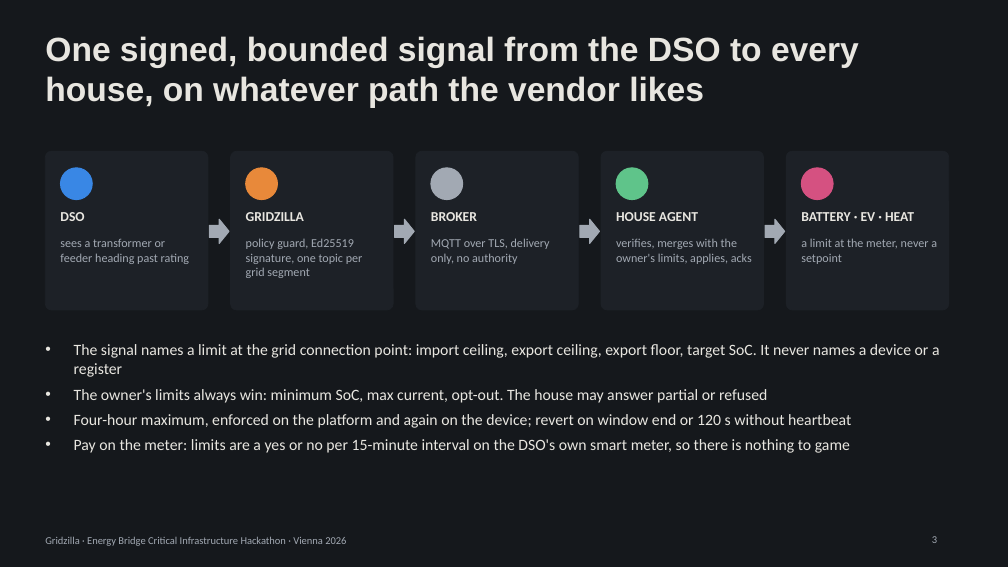
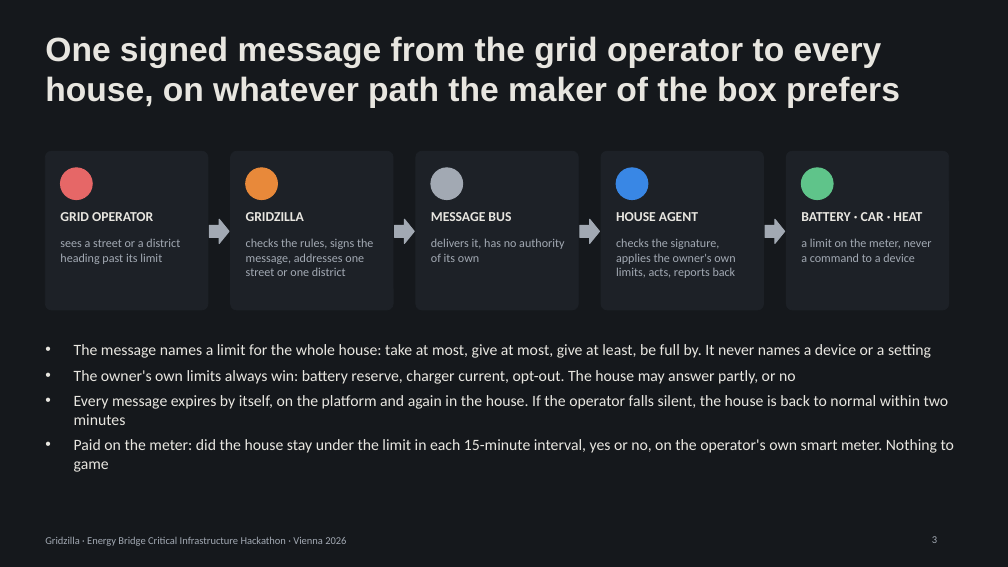
Before and after one commit to mathewstars/Gridzilla, a slide deck: slide 3 of docs/Gridzilla-pitch.pptx. Drawn at 1008x567 pixels with LibreOffice and Linux fonts; fonts in the diff are those of the drawing. Boxes give left, top, right and bottom in pixels: in the first picture for what was removed or moved away, otherwise in the second. Text is boxed around its words. In the diff, an @@ line names an element or a change of style, - is before the commit and + after.

```diff
--- a/docs/Gridzilla-pitch.pptx
+++ b/docs/Gridzilla-pitch.pptx
@@ title at (45,36,900,108): text changed @@
-One signed, bounded signal from the DSO to every house, on whatever path the vendor likes
+One signed message from the grid operator to every house, on whatever path the maker of the box prefers
@@ ellipse at (60,168,92,200): fill #3987E5 to #E66767; outline #3987E5 1 pt to #E66767 1 pt @@
@@ ellipse at (616,168,648,200): fill #5FC48A to #3987E5; outline #5FC48A 1 pt to #3987E5 1 pt @@
@@ ellipse at (802,168,833,200): fill #D55181 to #5FC48A; outline #D55181 1 pt to #5FC48A 1 pt @@
@@ text at (60,238,180,264): text changed @@
-sees a transformer or feeder heading past rating
+sees a street or a district heading past its limit
@@ text at (60,212,153,221): text changed @@
-DSO
+GRID OPERATOR
@@ text at (246,238,373,276): text changed @@
-policy guard, Ed25519 signature, one topic per grid segment
+checks the rules, signs the message, addresses one street or one district
@@ text at (431,238,564,262): text changed @@
-MQTT over TLS, delivery only, no authority
+delivers it, has no authority of its own
@@ text at (431,212,511,221): text changed @@
-BROKER
+MESSAGE BUS
@@ text at (616,238,736,278): text changed @@
-verifies, merges with the owner's limits, applies, acks
+checks the signature, applies the owner's own limits, acts, reports back
@@ text at (801,212,922,221): text changed @@
-BATTERY · EV · HEAT
+BATTERY · CAR · HEAT
@@ text at (801,238,932,262): text changed @@
-a limit at the meter, never a setpoint
+a limit on the meter, never a command to a device
@@ text at (74,344,954,472): text changed @@
-• The signal names a limit at the grid connection point: import ceiling, export ceiling, export floor, target SoC. It never names a device or a register
-• The owner's limits always win: minimum SoC, max current, opt-out. The house may answer partial or refused
-• Four-hour maximum, enforced on the platform and again on the device; revert on window end or 120 s without heartbeat
-• Pay on the meter: limits are a yes or no per 15-minute interval on the DSO's own smart meter, so there is nothing to game
+• The message names a limit for the whole house: take at most, give at most, give at least, be full by. It never names a device or a setting
+• The owner's own limits always win: battery reserve, charger current, opt-out. The house may answer partly, or no
+• Every message expires by itself, on the platform and again in the house. If the operator falls silent, the house is back to normal within two minutes
+• Paid on the meter: did the house stay under the limit in each 15-minute interval, yes or no, on the operator's own smart meter. Nothing to game
```
Also in this commit, not shown: 5 other slides changed, 1 other file.
